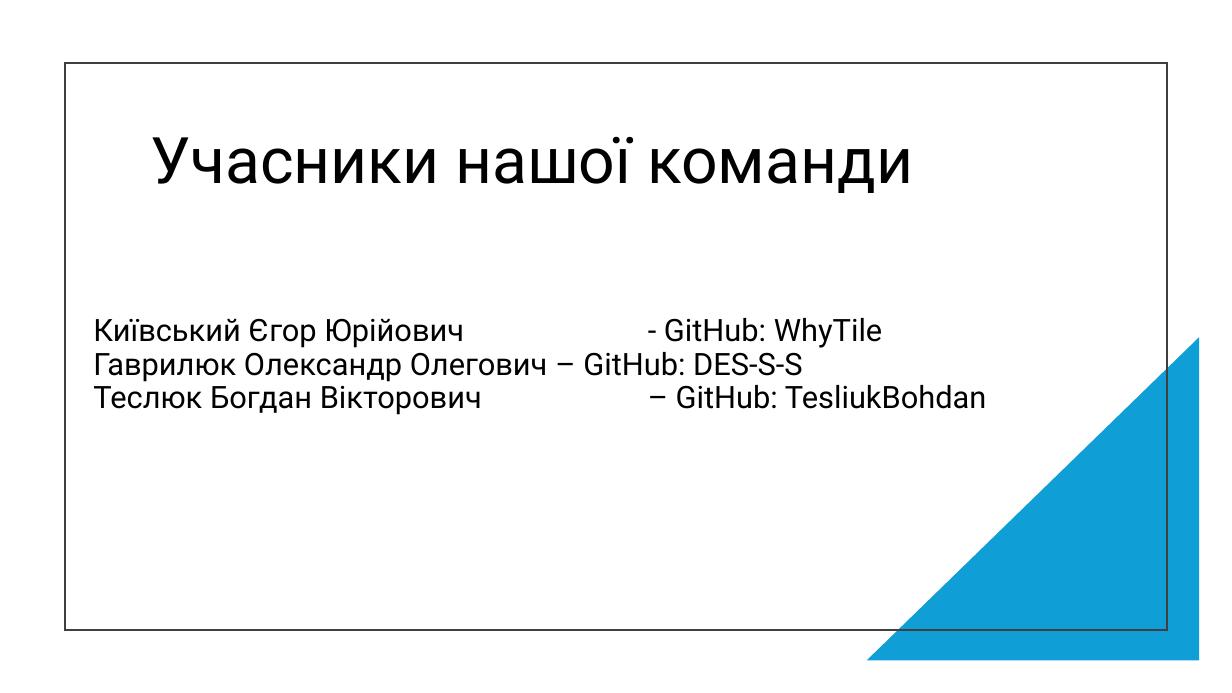
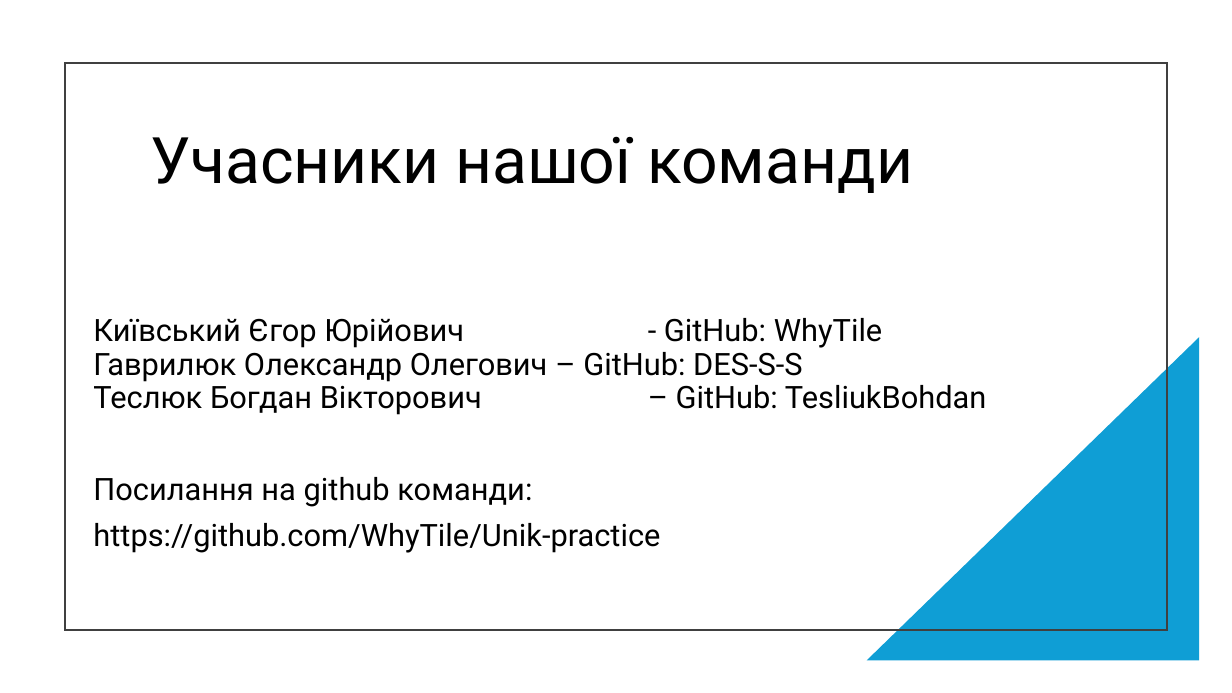
Before and after one commit to WhyTile/Unik-practice, a slide deck: slide 2 of Презентація.pptx. Drawn at 1232x693 pixels with LibreOffice and Linux fonts; fonts in the diff are those of the drawing. Boxes give left, top, right and bottom in pixels: in the first picture for what was removed or moved away, otherwise in the second. Text is boxed around its words. In the diff, an @@ line names an element or a change of style, - is before the commit and + after.

```diff
--- a/Презентація.pptx
+++ b/Презентація.pptx
@@ subtitle at box(93, 477, 660, 553): paragraphs added @@
+Посилання на github команди:
+https://github.com/WhyTile/Unik-practice
```
